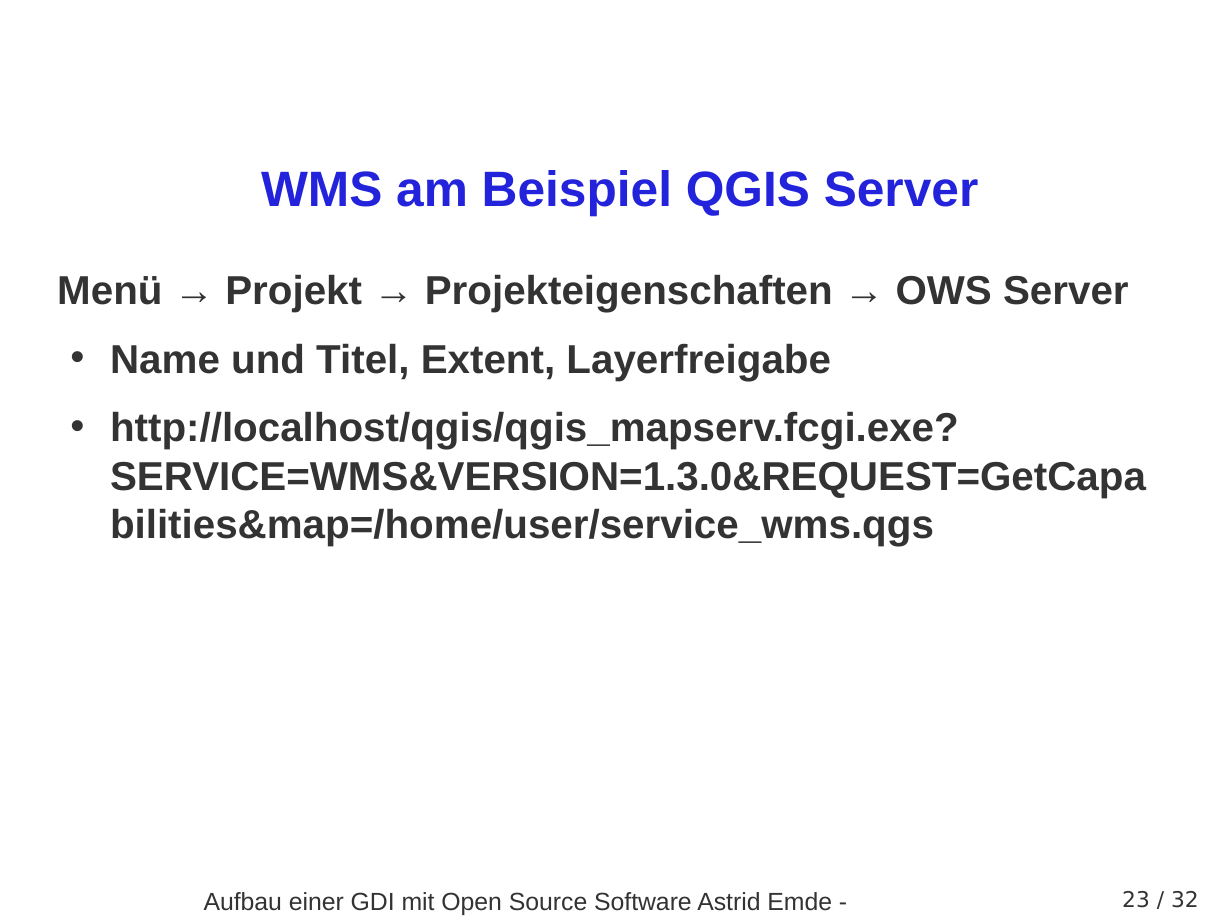
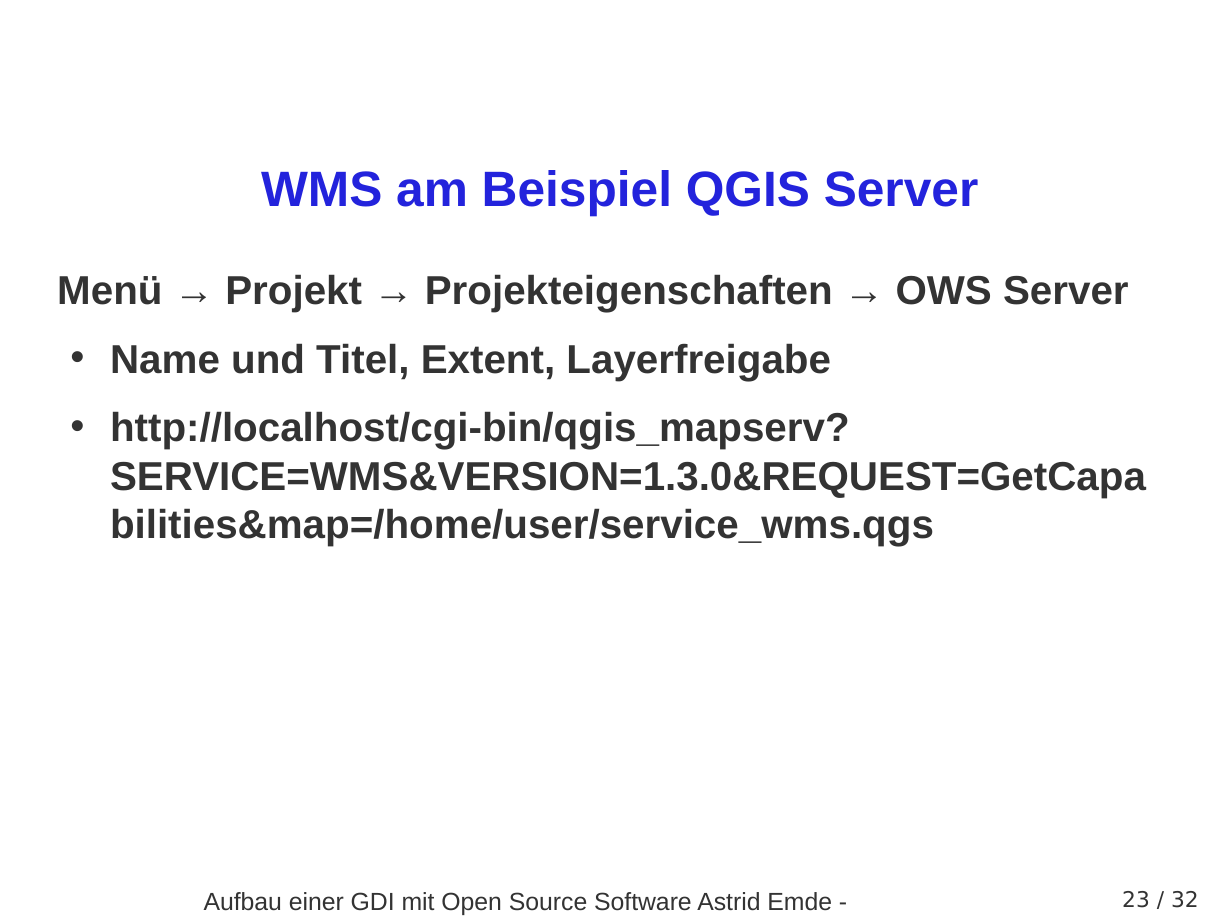
Before and after one commit to astroidex/presentations, a slide deck: slide 23 of AGIT2016/Aufbau_einer_GDI_mit_Open_Source_Software/AGIT2016_Aufbau_einer_GDI_AEmde_CToma.odp. Drawn at 1232x924 pixels with LibreOffice and Linux fonts; fonts in the diff are those of the drawing; background and template pictures are left out. Boxes give left, top, right and bottom in pixels: in the first picture for what was removed or moved away, otherwise in the second. Text is boxed around its words. In the diff, an @@ line names an element or a change of style, - is before the commit and + after.

Commit message:
link to qgis-server

```diff
--- a/AGIT2016/Aufbau_einer_GDI_mit_Open_Source_Software/AGIT2016_Aufbau_einer_GDI_AEmde_CToma.odp
+++ b/AGIT2016/Aufbau_einer_GDI_mit_Open_Source_Software/AGIT2016_Aufbau_einer_GDI_AEmde_CToma.odp
@@ text at box(110, 411, 1146, 546): text changed @@
-• http://localhost/qgis/qgis_mapserv.fcgi.exe?SERVICE=WMS&VERSION=1.3.0&REQUEST=GetCapabilities&map=/home/user/service_wms.qgs
+• http://localhost/cgi-bin/qgis_mapserv?SERVICE=WMS&VERSION=1.3.0&REQUEST=GetCapabilities&map=/home/user/service_wms.qgs
```
Also in this commit, not shown: 1 other file.
